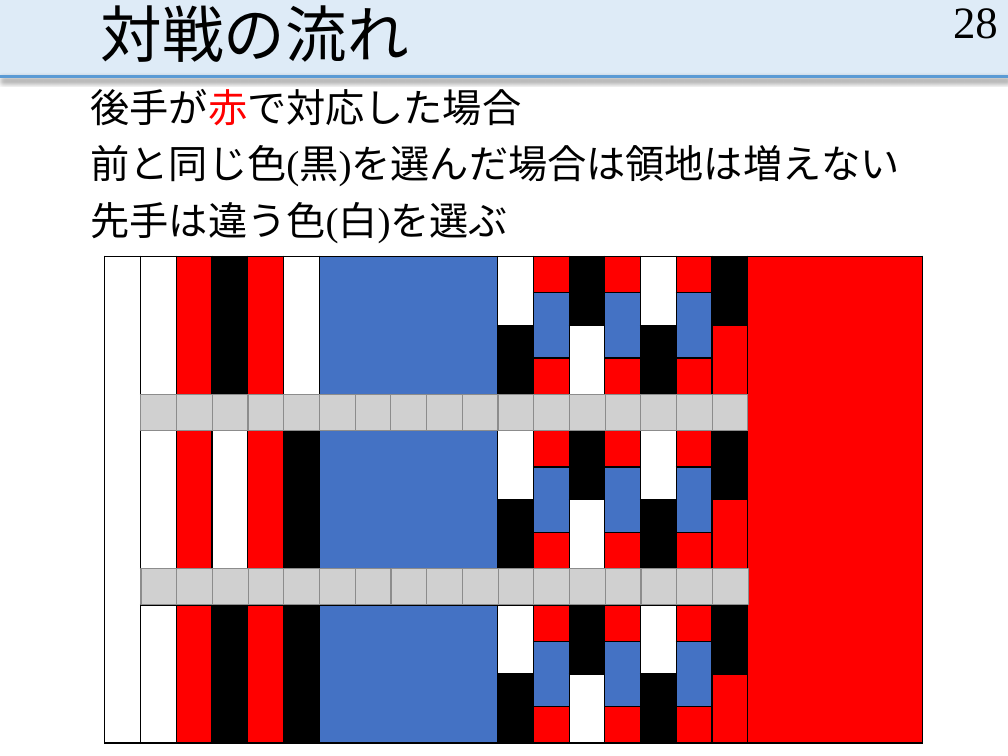
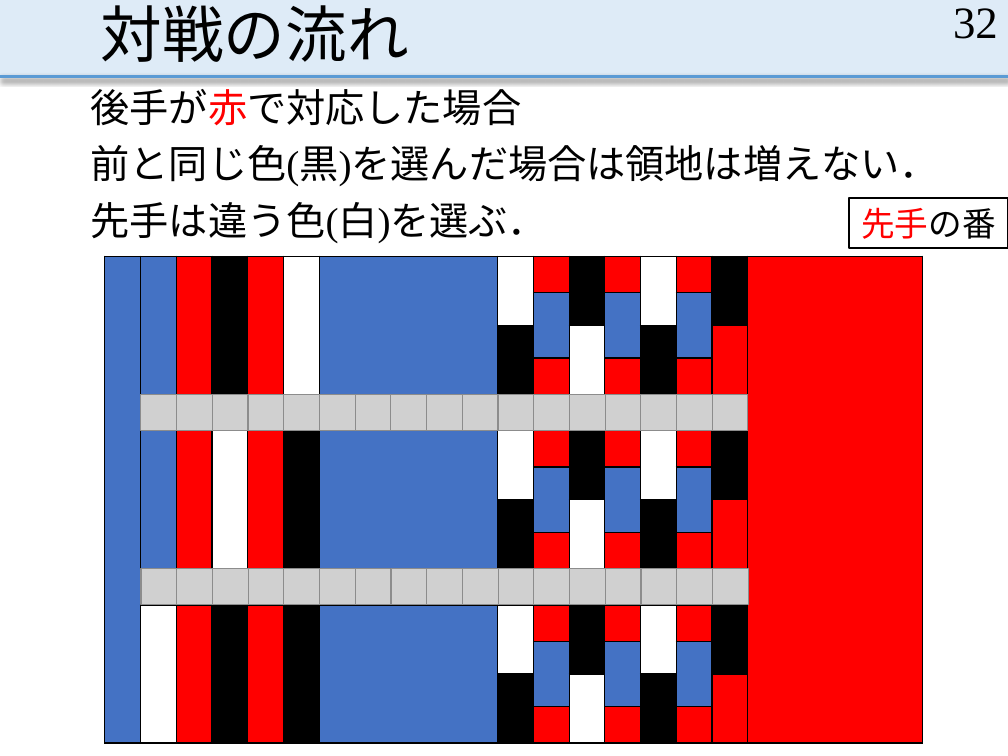
Before and after one commit to MasayaOda/SR, a slide deck: slide 32 of 190513oda.pptx (slide 28 before the commit). Drawn at 1008x756 pixels with LibreOffice and Linux fonts; fonts in the diff are those of the drawing; grey boxes stand for pictures. Boxes give left, top, right and bottom in pixels: in the first picture for what was removed or moved away, otherwise in the second. Text is boxed around its words. In the diff, an @@ line names an element or a change of style, - is before the commit and + after.

```diff
--- a/190513oda.pptx
+++ b/190513oda.pptx
@@ page number at bbox=[953, 8, 998, 39]: text changed @@
-28
+32
@@ text at bbox=[91, 145, 939, 243]: text changed @@
-前と同じ色(黒)を選んだ場合は領地は増えない
-先手は違う色(白)を選ぶ
+前と同じ色(黒)を選んだ場合は領地は増えない．
+先手は違う色(白)を選ぶ．
@@ rectangle added at bbox=[849, 198, 1008, 248], fill #FFFFFF, outline #000000 1.5 pt, 24 pt, text #FF0000 @@
+先手の番
@@ table at bbox=[105, 256, 916, 743] @@
@@ fill #FFFFFF to #4472C4 in 3 cells @@
```
Also in this commit, not shown: 9 other slides changed, 4 slides added.
